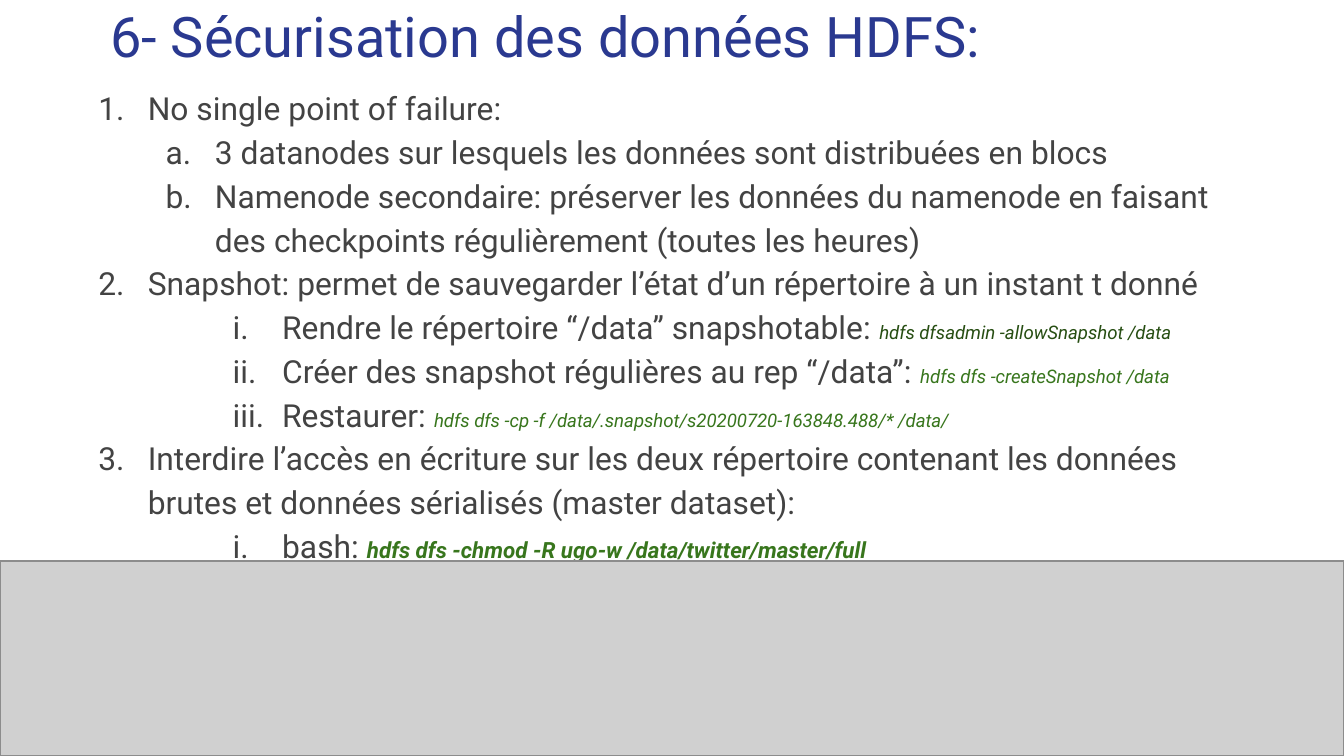
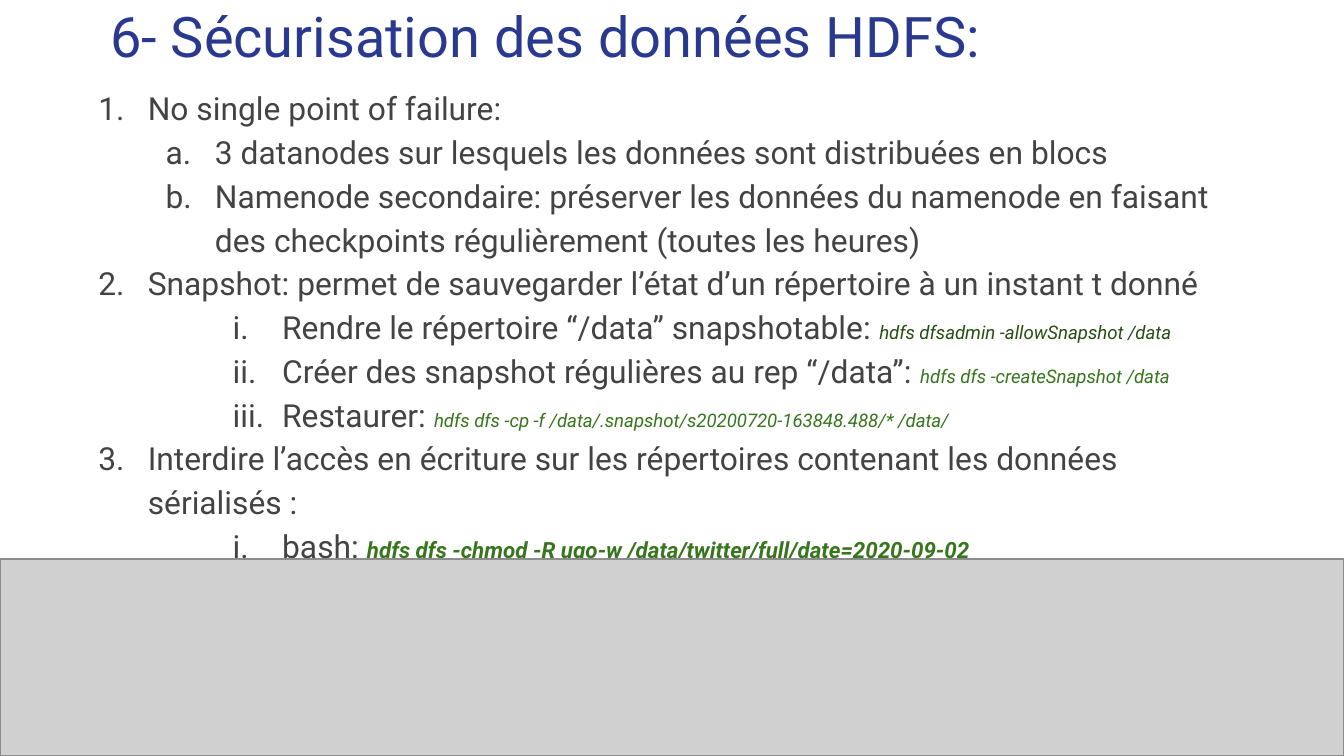
Before and after one commit to carolio7/lambda_architecture_for_tweetsProcessing, a slide deck: slide 32 of presentation/presentation_projet5_v01.pptx. Drawn at 1344x756 pixels with LibreOffice and Linux fonts; fonts in the diff are those of the drawing; grey boxes stand for pictures. Boxes give left, top, right and bottom in pixels: in the first picture for what was removed or moved away, otherwise in the second. Text is boxed around its words. In the diff, an @@ line names an element or a change of style, - is before the commit and + after.

```diff
--- a/presentation/presentation_projet5_v01.pptx
+++ b/presentation/presentation_projet5_v01.pptx
@@ text at box(148, 446, 1117, 566): text changed @@
-3. Interdire l’accès en écriture sur les deux répertoire contenant les données brutes et données sérialisés (master dataset):
-    i. bash: hdfs dfs -chmod -R ugo-w /data/twitter/master/full
+3. Interdire l’accès en écriture sur les répertoires contenant les données sérialisés :
+    i. bash: hdfs dfs -chmod -R ugo-w /data/twitter/full/date=2020-09-02
```
Also in this commit, not shown: 11 other slides changed, 1 slide added, 1 slide removed, 1 other file.
